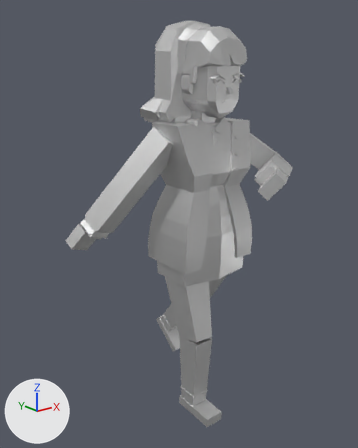
A saved change to the Blender file nancy.blend.
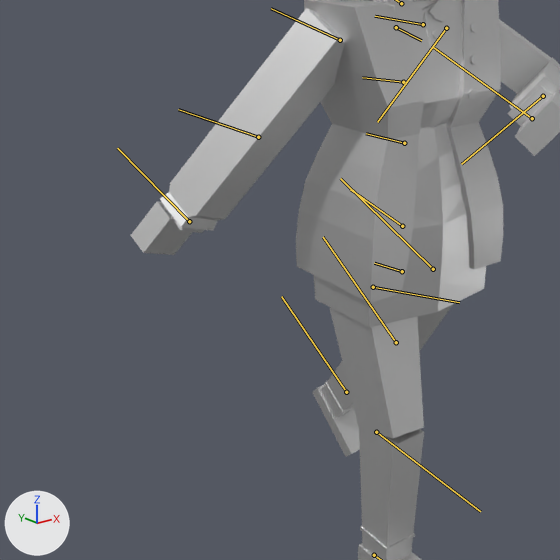
Old and new are each drawn whole from a 50 mm lens placed at (-1.398, -1.575, 1.54), pointed at (-0.079, 0.073, 0.881) and again close up on the part from 0% to 78% of the width and 27% to 90% of the height. The axes (+X, +Y, +Z) are drawn at lower left. The lights are the same throughout. Both versions are drawn at frame 0 of the action 'nancy_walk'; the numbers are the values there. The bones that bend it are drawn over the model as lines in the close-ups.

In view in the first close-up: 'SK_citizen_female_01.001'.
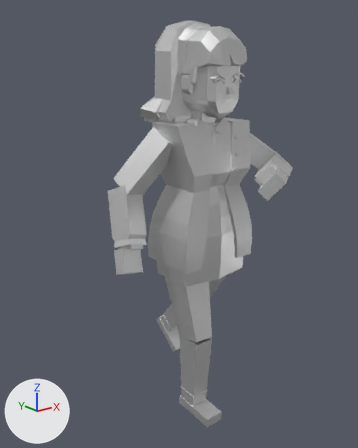
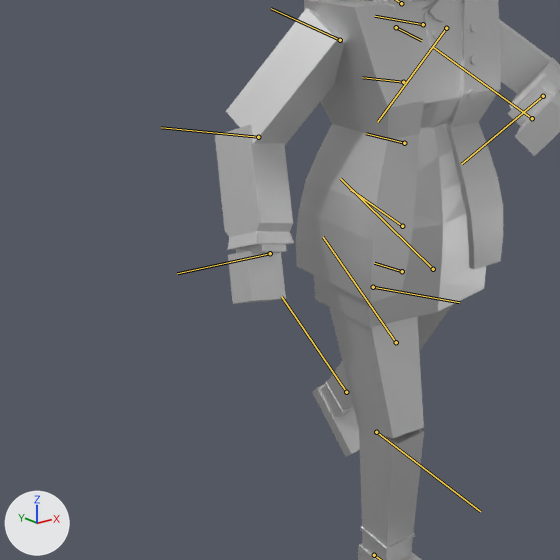
The change, as a list of edits to the scene's bpy script:
```text
Change bone_lowerarm_r:
    where bone_lowerarm_r = bpy.data.objects['root'].pose.bones['lowerarm_r']  # child of 'upperarm_r'
    bone_lowerarm_r.rotation_quaternion: (1.0, 0.0, 0.0, 0.0) -> (0.894, -0.07, 0.433, 0.089)  # degrees (0, 0, 0) -> degrees (-5, 52, 9)
```

Where the change shows, as pixel boxes [x1, y1, x2, y2] in the close-ups (560 x 560 px):
'SK_citizen_female_01.001', posed: before [131, 0, 560, 560]; after [215, 0, 560, 560]
bone 'lowerarm_r', root to tip: before (258, 137) to (178, 109); after (258, 137) to (161, 127)
